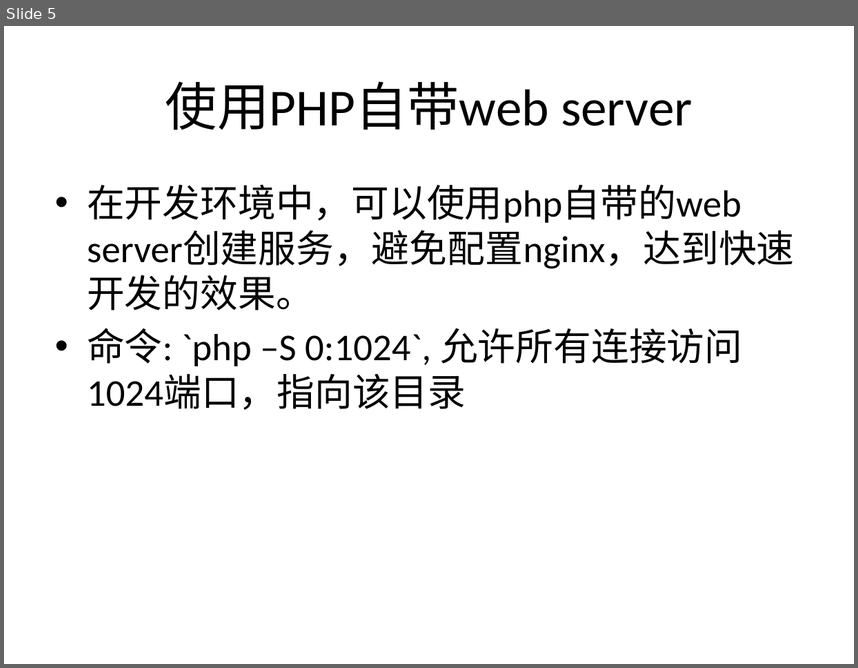
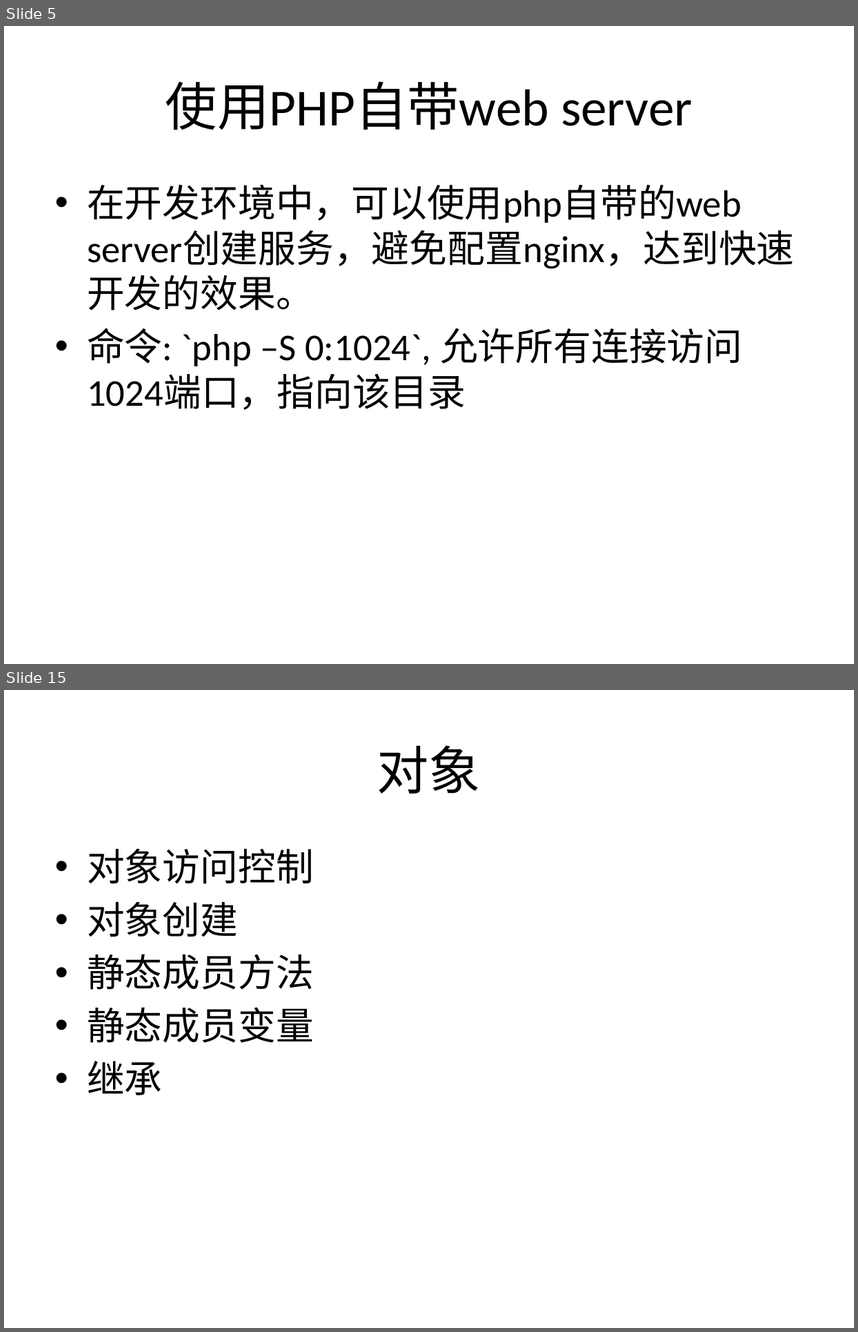
Before and after one commit to zhan3333/php-example, a slide deck: doc/ppt/lnmp.pptx. Shown one above the other, each under a label of ours: slide 5 before the commit, slides 5 and 15 after it; the slides between them are not shown. The pictures are 858x668 and 858x1332 pixels, drawn with LibreOffice and Linux fonts; fonts in the diff are those of the drawing. Boxes give left, top, right and bottom in pixels: in the first picture for what was removed or moved away, otherwise in the second. Text is boxed around its words. In the diff, an @@ line names an element or a change of style, - is before the commit and + after.

```diff
--- a/doc/ppt/lnmp.pptx
+++ b/doc/ppt/lnmp.pptx
@@ slide 15 added at (x1=4, y1=690, x2=854, y2=1328), background #FFFFFF @@
@@ title added at (x1=377, y1=745, x2=481, y2=793), 44 pt, text #000000 @@
+对象
@@ text added at (x1=87, y1=849, x2=314, y2=1095), 32 pt, text #000000 @@
+• 对象访问控制
+• 对象创建
+• 静态成员方法
+• 静态成员变量
+• 继承
```
Also in this commit, not shown: 3 slides changed, 7 other slides added, 19 other files.
